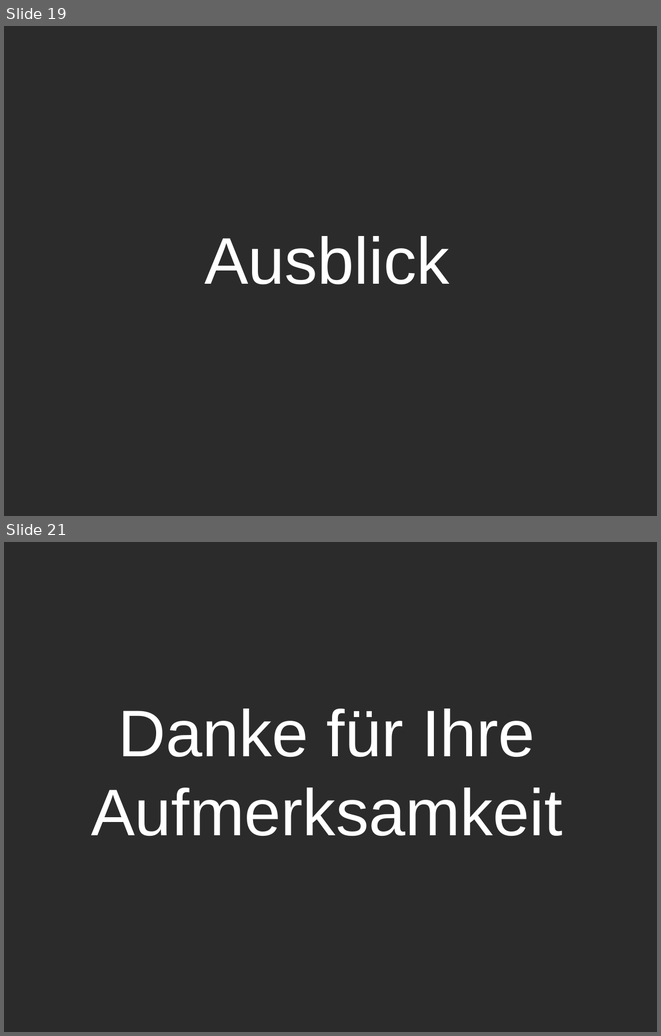
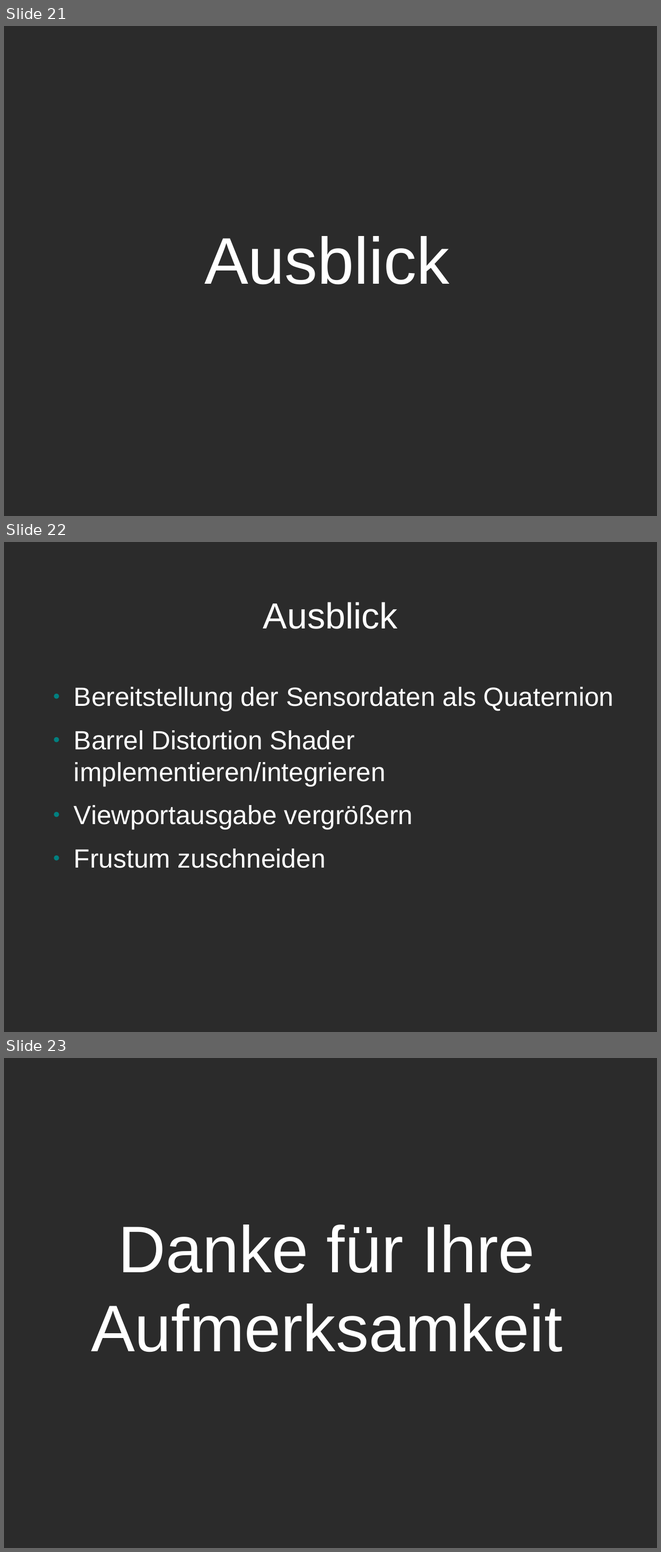
Before and after one commit to mgoltzsche/ogre3d-diy-hmd, a slide deck: doc/isy-kurzvortrag-max.odp. Shown one above the other, each under a label of ours: slides 19 and 21 before the commit, slides 21, 22 and 23 after it; the slides between them are not shown. The pictures are 661x1036 and 661x1552 pixels, drawn with LibreOffice and Linux fonts; fonts in the diff are those of the drawing; background and template pictures are left out; a plain dark background stands for a picture behind light text. Boxes give left, top, right and bottom in pixels: in the first picture for what was removed or moved away, otherwise in the second. Text is boxed around its words. In the diff, an @@ line names an element or a change of style, - is before the commit and + after.

```diff
--- a/doc/isy-kurzvortrag-max.odp
+++ b/doc/isy-kurzvortrag-max.odp
@@ slide 22 added at bbox=[4, 542, 657, 1032], background picture (left out) @@
@@ title added at bbox=[263, 602, 398, 629], 44 pt, text #FFFFFF @@
+Ausblick
@@ text added at bbox=[74, 687, 614, 868], 32 pt, text #FFFFFF @@
+● Bereitstellung der Sensordaten als Quaternion
+● Barrel Distortion Shader implementieren/integrieren
+● Viewportausgabe vergrößern
+● Frustum zuschneiden
@@ what was slide 19 is now slide 21 @@
@@ what was slide 21 is now slide 23 @@
```
Also in this commit, not shown: 4 slides changed, 3 other slides added, 2 slides removed, 4 other files.
